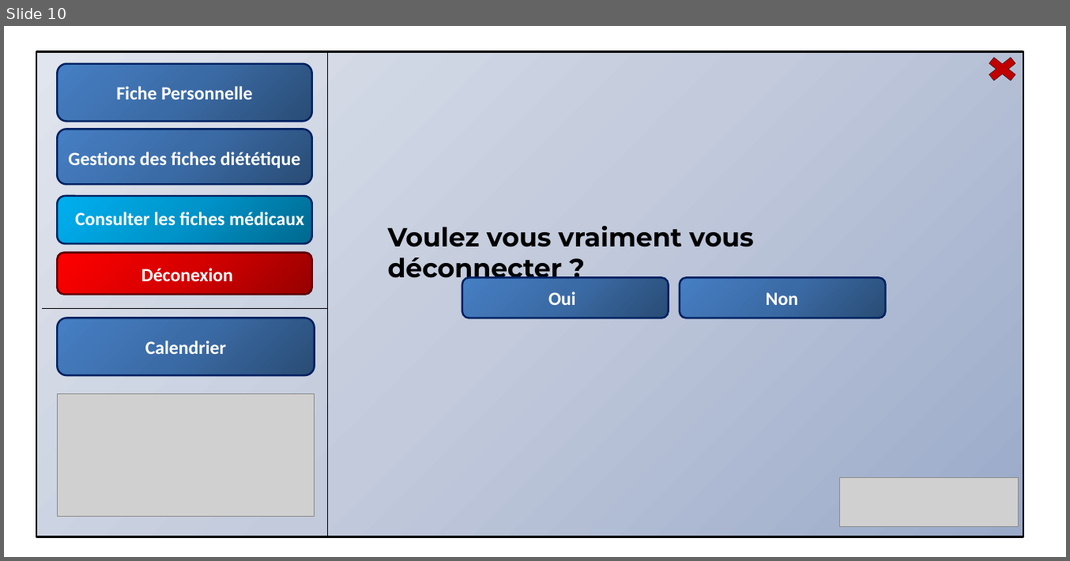
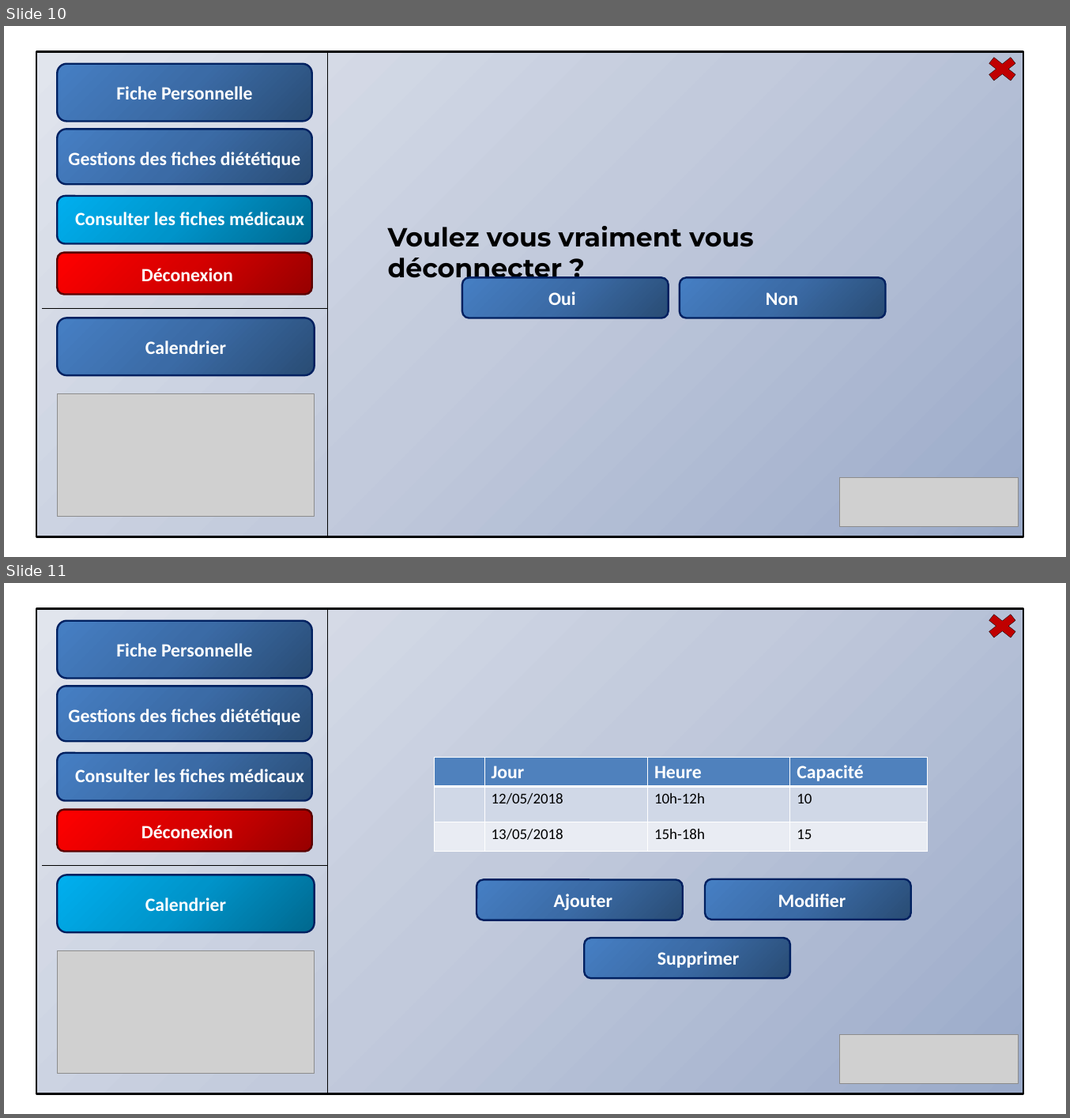
Before and after one commit to majdilahsini/Smart.fit, a slide deck: MAJDI/Maquette/Maquette.pptx. Shown one above the other, each under a label of ours: slide 10 before the commit, slides 10 and 11 after it. The pictures are 1070x561 and 1070x1118 pixels, drawn with LibreOffice and Linux fonts; fonts in the diff are those of the drawing; grey boxes stand for pictures. Boxes give left, top, right and bottom in pixels: in the first picture for what was removed or moved away, otherwise in the second. Text is boxed around its words. In the diff, an @@ line names an element or a change of style, - is before the commit and + after.

```diff
--- a/MAJDI/Maquette/Maquette.pptx
+++ b/MAJDI/Maquette/Maquette.pptx
@@ slide 11 added at [4, 583, 1066, 1114], background #FFFFFF @@
@@ rectangle added at [36, 608, 1023, 1093], fill gradient #9BAAC9 to #C3CBDC to #E2E5ED, outline #000000 2 pt @@
@@ rounded rectangle added at [57, 621, 312, 678], fill gradient #2A4C75 to #3C6CA6 to #4780C5, outline #002060 2 pt @@
@@ line added from (328, 608) to (328, 1094), #000000 0.75 pt @@
@@ cross added at [981, 609, 1023, 642], fill #C00000, outline #000000 0.25 pt @@
@@ text added at [116, 643, 253, 656], 20 pt, text #FFFFFF, bold @@
+Fiche Personnelle
@@ rounded rectangle added at [57, 686, 312, 742], fill gradient #2A4C75 to #3C6CA6 to #4780C5, outline #002060 2 pt @@
@@ text added at [68, 709, 300, 725], 20 pt, text #FFFFFF, bold @@
+Gestions des fiches diététique
@@ rounded rectangle added at [57, 753, 312, 801], fill gradient #2A4C75 to #3C6CA6 to #4780C5, outline #002060 2 pt @@
@@ text added at [75, 769, 304, 782], 20 pt, text #FFFFFF, bold @@
+Consulter les fiches médicaux
@@ table added at [434, 757, 928, 851], 3 rows, 4 columns @@
+ | Jour | Heure | Capacité
+ | 12/05/2018 | 10h-12h | 10
+ | 13/05/2018 | 15h-18h | 15
@@ rounded rectangle added at [57, 810, 312, 852], fill gradient #970000 to #D70000 to #FF0000, outline #580000 2 pt @@
@@ text added at [141, 825, 233, 838], 20 pt, text #FFFFFF, bold @@
+Déconexion
@@ line added from (328, 866) to (42, 866), #000000 0.75 pt @@
@@ rounded rectangle added at [57, 875, 314, 932], fill gradient #00688E to #0094CA to #00B0F0, outline #002060 2 pt @@
@@ rounded rectangle added at [476, 879, 682, 920], fill gradient #2A4C75 to #3C6CA6 to #4780C5, outline #002060 2 pt @@
@@ rounded rectangle added at [705, 879, 910, 920], fill gradient #2A4C75 to #3C6CA6 to #4780C5, outline #002060 2 pt @@
@@ text added at [145, 897, 226, 911], 20 pt, text #FFFFFF, bold @@
+Calendrier
@@ text added at [554, 893, 612, 910], 20 pt, text #FFFFFF, bold @@
+Ajouter
@@ text added at [778, 893, 846, 907], 20 pt, text #FFFFFF, bold @@
+Modifier
@@ rounded rectangle added at [584, 938, 789, 978], fill gradient #2A4C75 to #3C6CA6 to #4780C5, outline #002060 2 pt @@
@@ picture added at [57, 951, 314, 1074] @@
@@ text added at [657, 951, 739, 968], 20 pt, text #FFFFFF, bold @@
+Supprimer
@@ picture added at [840, 1034, 1018, 1083] @@
```
Also in this commit, not shown: 3 other slides added.
